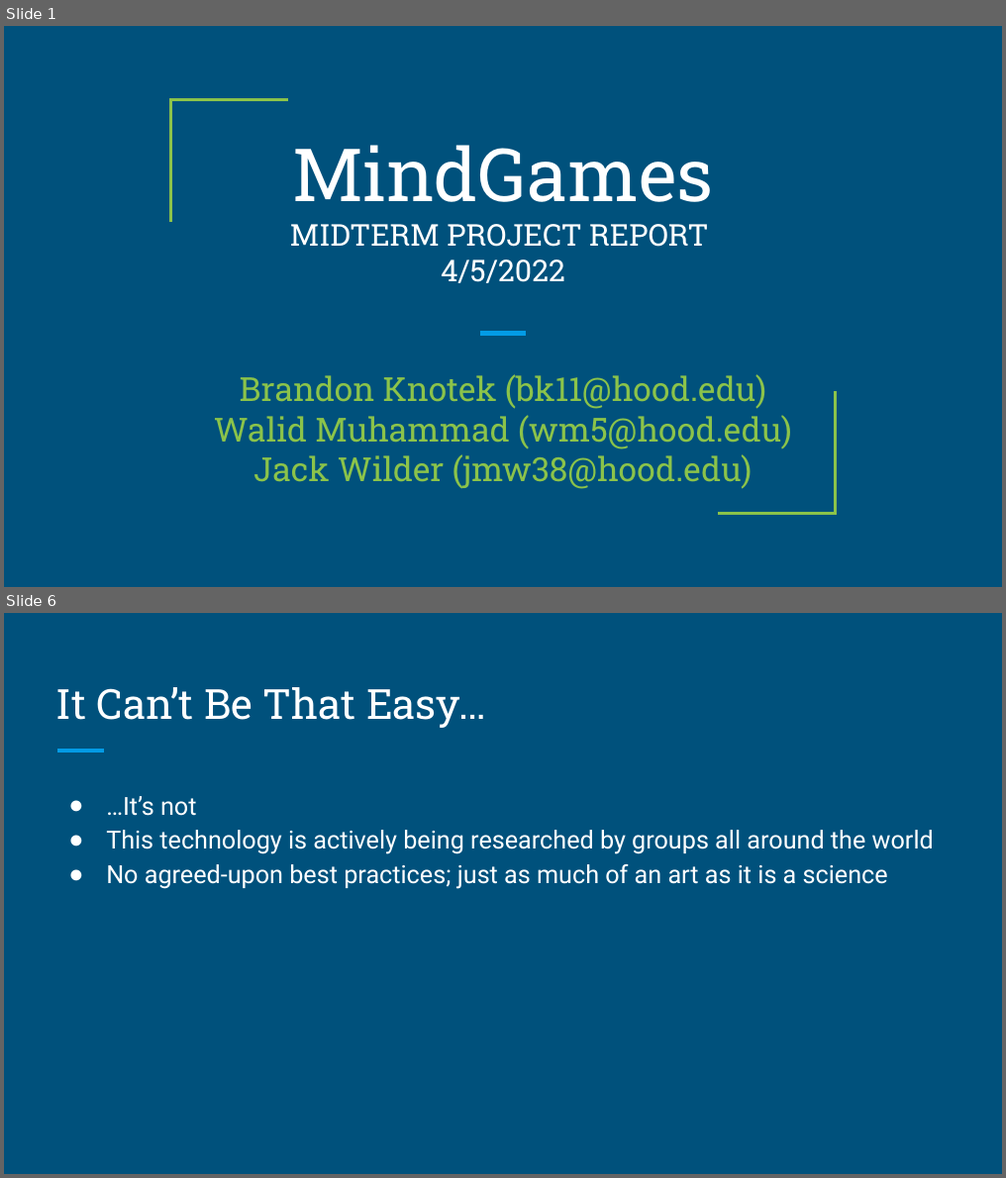
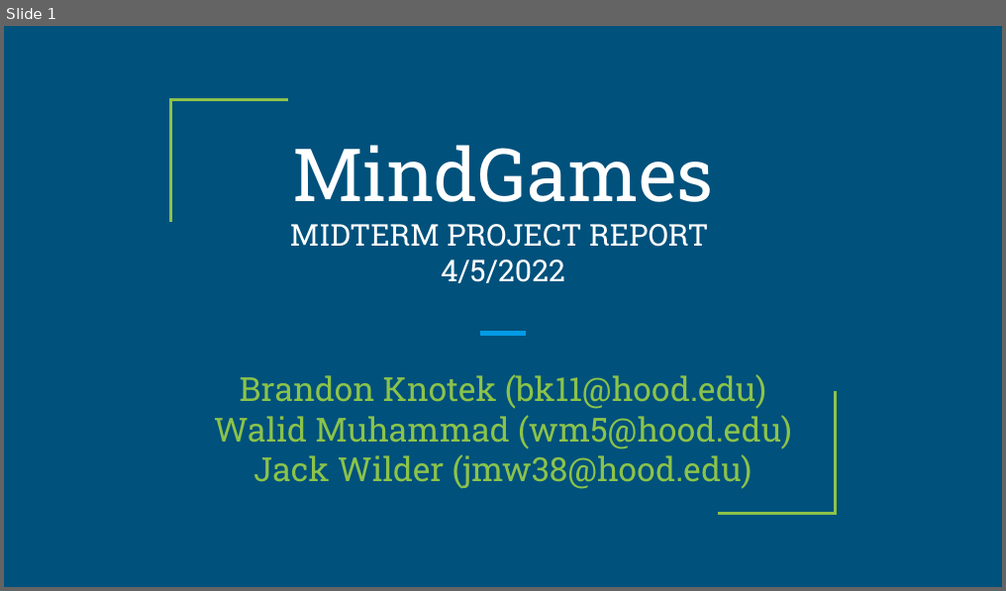
Before and after one commit to knotekbr/cs475_capstone, a slide deck: Midterm Presentation/MindGames Midterm Demonstration PPT.pptx. Shown one above the other, each under a label of ours: slides 1 and 6 before the commit, slide 1 after it; the slides between them are not shown. The pictures are 1006x1178 and 1006x591 pixels, drawn with LibreOffice and Linux fonts; fonts in the diff are those of the drawing. Boxes give left, top, right and bottom in pixels: in the first picture for what was removed or moved away, otherwise in the second. Text is boxed around its words. In the diff, an @@ line names an element or a change of style, - is before the commit and + after.

```diff
--- a/Midterm Presentation/MindGames Midterm Demonstration PPT.pptx
+++ b/Midterm Presentation/MindGames Midterm Demonstration PPT.pptx
@@ slide 6 removed at box(4, 613, 1002, 1174), background #00517C @@
@@ title removed at box(56, 687, 486, 728) @@
-It Can’t Be That Easy…
@@ line removed from (57, 751) to (104, 751) @@
@@ text removed at box(106, 796, 934, 889) @@
-● …It’s not
-● This technology is actively being researched by groups all around the world
-● No agreed-upon best practices; just as much of an art as it is a science
```
Also in this commit, not shown: 7 slides changed, 3 slides added, 2 other slides removed.
